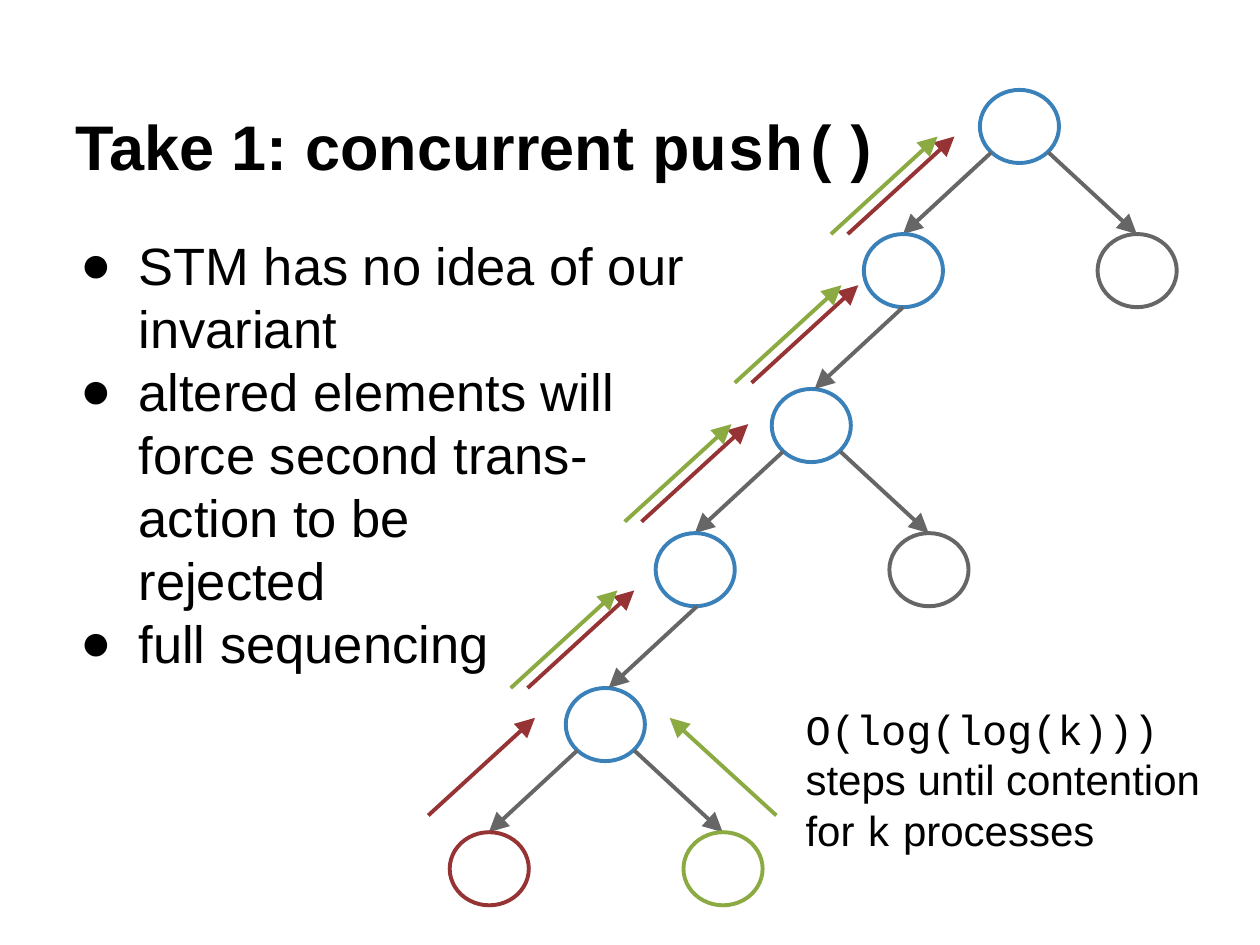
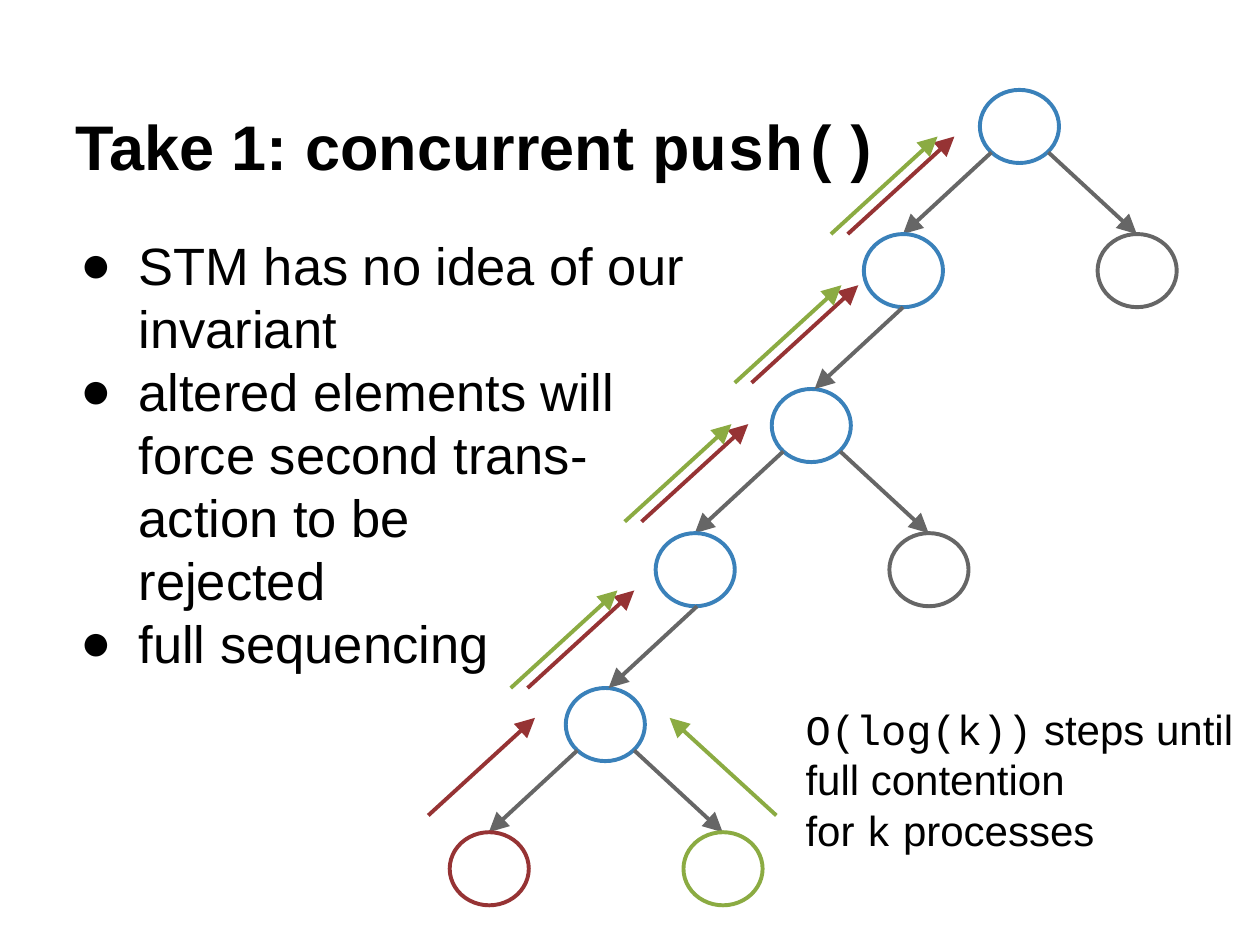
Before and after one commit to stupaq/stm-heaps, a slide deck: slide 6 of docs/stm-heap-slides.pptx. Drawn at 1260x945 pixels with LibreOffice and Linux fonts; fonts in the diff are those of the drawing. Boxes give left, top, right and bottom in pixels: in the first picture for what was removed or moved away, otherwise in the second. Text is boxed around its words. In the diff, an @@ line names an element or a change of style, - is before the commit and + after.

```diff
--- a/docs/stm-heap-slides.pptx
+++ b/docs/stm-heap-slides.pptx
@@ text at (806,714,1233,796): text changed @@
-O(log(log(k))) steps until contention
+O(log(k)) steps until full contention
```
Also in this commit, not shown: 3 other slides changed, 1 other file.
